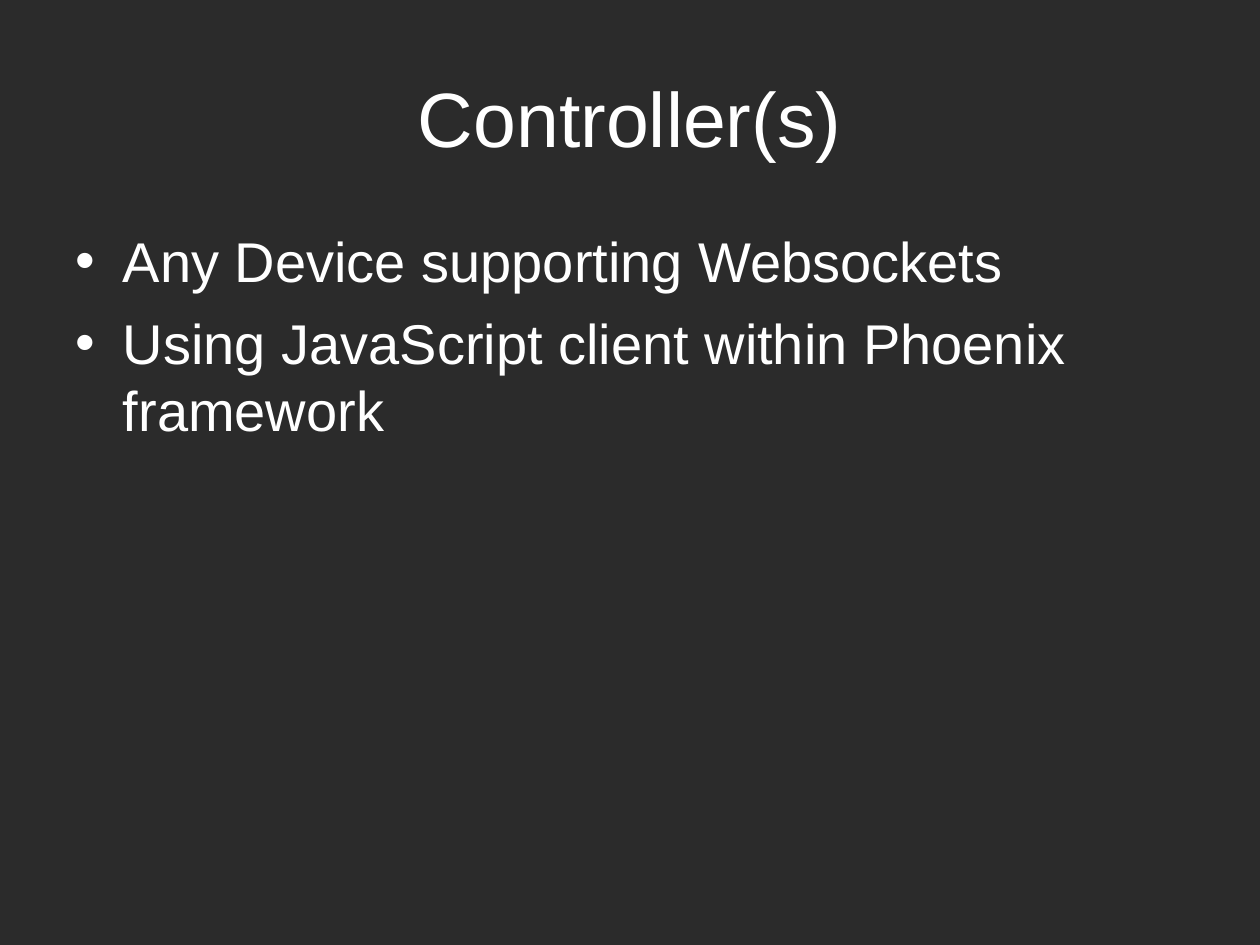
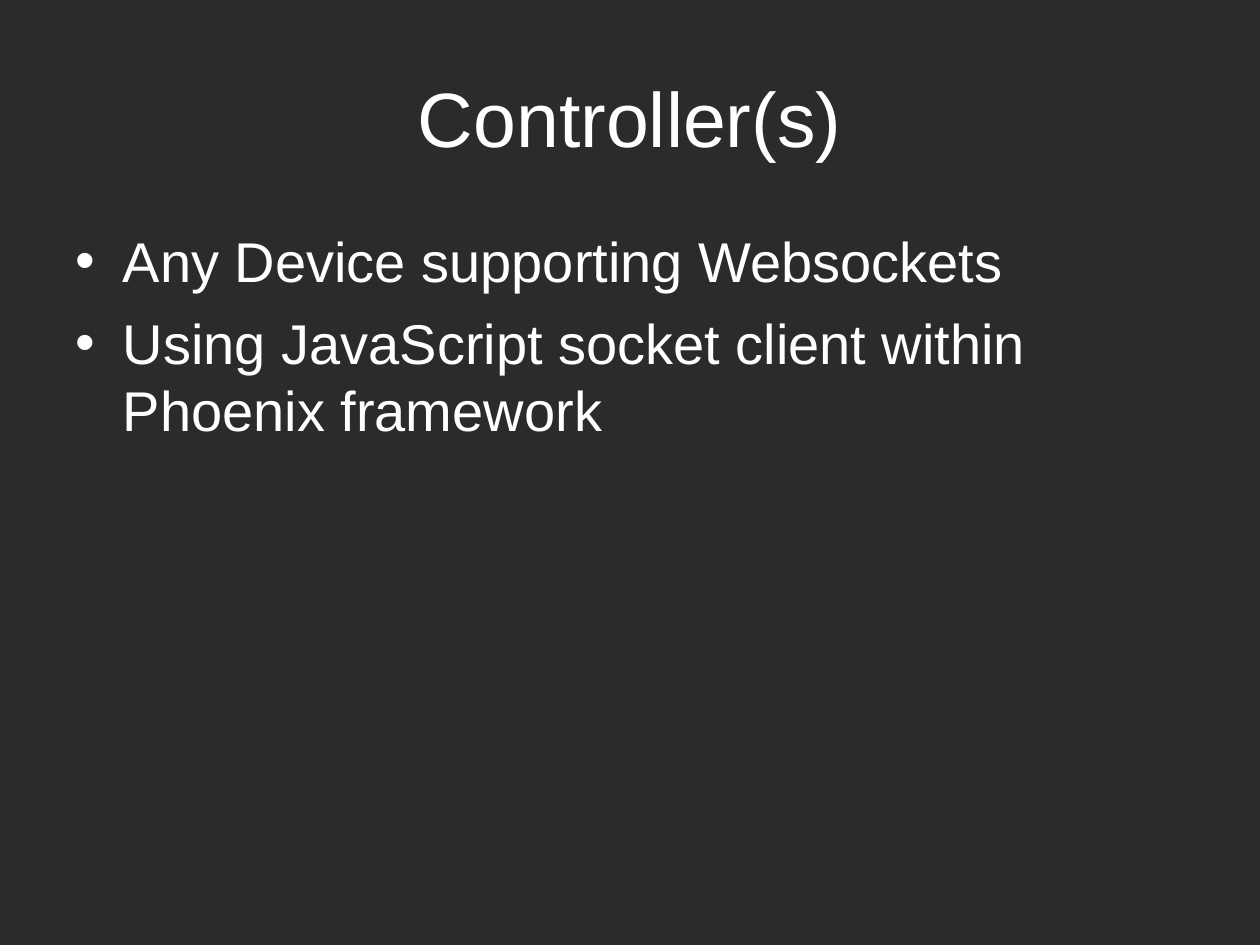
Before and after one commit to paaschpa/frankencade, a slide deck: slide 5 of ccc2016.ppt. Drawn at 1260x945 pixels with LibreOffice and Linux fonts; fonts in the diff are those of the drawing; background and template pictures are left out; a plain dark background stands for a picture behind light text. Boxes give left, top, right and bottom in pixels: in the first picture for what was removed or moved away, otherwise in the second. Text is boxed around its words. In the diff, an @@ line names an element or a change of style, - is before the commit and + after.

```diff
--- a/ccc2016.ppt
+++ b/ccc2016.ppt
@@ text at bbox=[123, 323, 1025, 432]: text changed @@
-• Using JavaScript client within Phoenix framework
+• Using JavaScript socket client within Phoenix framework
```
Also in this commit, not shown: 1 other slide changed, 2 slides added, 1 other file.
